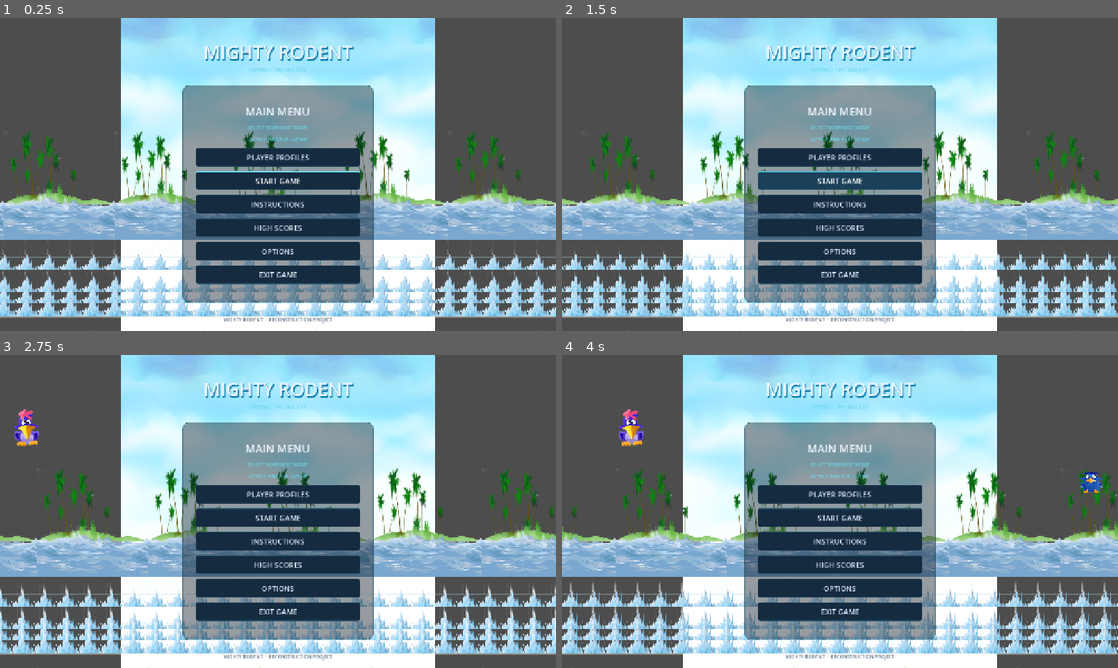
Above: before the commit, frames 1-4 (two rows, left to right).
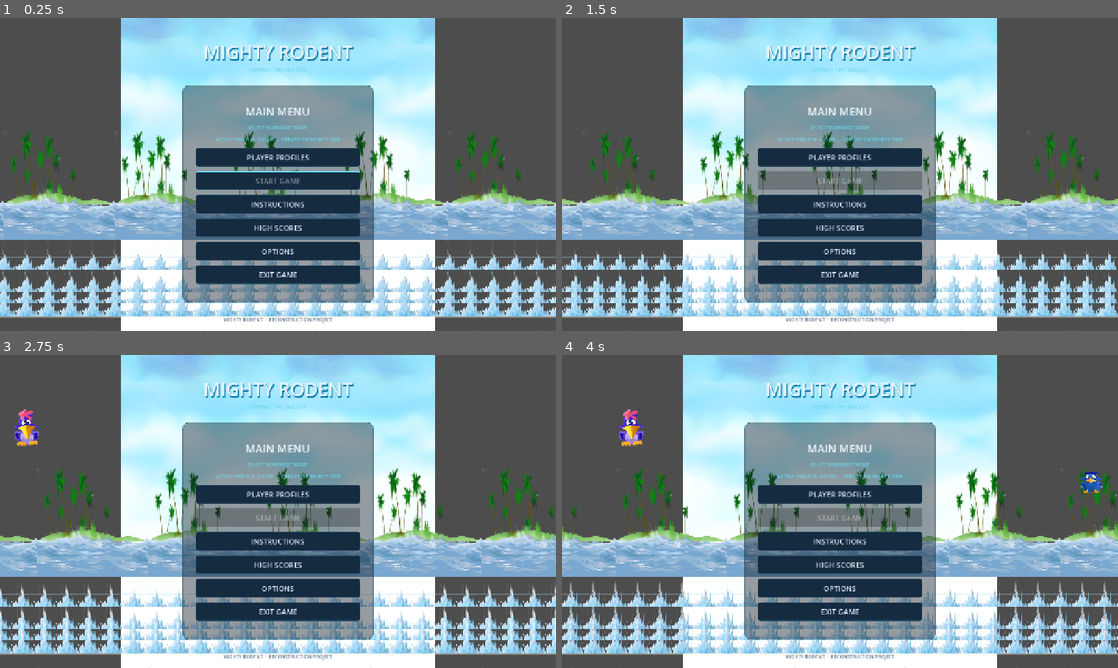
Above: after the commit, the same moments.

Repository: Iulian-hub/RUNAWAY-RABBIT-DECOMP
Game: Godot game, scene res://ui/main_menu.tscn
The game is run twice, just before and just after one commit, with the same random seed, the same clock (stepped at 60 frames per second) and the same inputs. This scene is started directly instead of the project's main scene.
Inputs (mouse positions are in pixels of both pictures, inside the frame that each line leads up to):
- Up to frame 1 (0.25 s): no input
- Up to frame 2 (1.5 s): click (840, 180) at 0.5 s, where only the run before the commit has a clickable "START GAME"; click (840, 180) at 1.25 s, where only the run before the commit has a clickable "START GAME"
- Up to frame 3 (2.75 s): tap Enter at 2 s; move the mouse to (400, 495) at 2.02 s; hold D (move_right) from 2.03 s (still down); right-click (400, 495) at 2.1 s; click (400, 495) at 2.17 s
- Up to frame 4 (4 s): move the mouse to (728, 527) at 2.77 s; release D (move_right) at 2.78 s; hold A (move_left) 2.78-3.53 s; click (728, 527) at 2.85 s; move the mouse to (895, 442) at 3.52 s; hold D (move_right) from 3.53 s (still down); right-click (895, 442) at 3.6 s

The runs differ from the first frame. In frame 1, 0.2% of the frame differs, in the area x 35-65%, y 38-54%; in frame 2, 1.9%, in the area x 35-65%, y 38-55%; in frame 3, 1.9%; in frame 4, 1.9%.

Commit message:
Connect main menu settings and profile selector to profile data

Diff:
--- a/runaway-rabbit-clona/scripts/ui/main_menu.gd
+++ b/runaway-rabbit-clona/scripts/ui/main_menu.gd
@@ -1,11 +1,11 @@
 extends Control
 
 signal start_requested
+signal profile_requested
 signal instructions_requested
 signal quit_requested
 signal music_enabled_changed(enabled: bool)
 
-const SETTINGS_PATH: String = "user://settings.cfg"
 const FOREST_SKY: Texture2D = preload("res://assets/original_background/forest/forestsky.jpg")
 const FOREST_FAR: Texture2D = preload("res://assets/original_background/forest/forestbkg2.png")
 const FOREST_MID: Texture2D = preload("res://assets/original_background/forest/forestbkg1.png")
@@ -35,6 +35,7 @@
 func _ready() -> void:
 	randomize()
 	_load_settings()
+	_refresh_profile_display()
 	_build_enemy_animations()
 	_connect_controls()
 	_music_toggle.button_pressed = _music_enabled
@@ -52,7 +53,11 @@
 	return _music_enabled
 
 func _connect_controls() -> void:
-	$MenuPanel/MenuContent/HomePage/StartButton.pressed.connect(func() -> void: start_requested.emit())
+	$MenuPanel/MenuContent/HomePage/ProfileButton.pressed.connect(func() -> void: profile_requested.emit())
+	$MenuPanel/MenuContent/HomePage/StartButton.pressed.connect(func() -> void:
+		if ProfileManager.has_active_profile():
+			start_requested.emit()
+	)
 	$MenuPanel/MenuContent/HomePage/InstructionsButton.pressed.connect(func() -> void: instructions_requested.emit())
 	$MenuPanel/MenuContent/HomePage/ScoresButton.pressed.connect(_show_scores)
 	$MenuPanel/MenuContent/HomePage/OptionsButton.pressed.connect(_show_options)
@@ -173,15 +178,26 @@
 	_enemy_layer.add_child(enemy)
 	enemy.play("default")
 
+func _refresh_profile_display() -> void:
+	var profile := ProfileManager.get_active_profile()
+	var label: Label = $MenuPanel/MenuContent/HomePage/CurrentProfileLabel
+	var start_button: Button = $MenuPanel/MenuContent/HomePage/StartButton
+	if profile.is_empty():
+		label.text = "ACTIVE PROFILE: NONE — CREATE OR SELECT ONE"
+		start_button.disabled = true
+	else:
+		label.text = "PROFILE: %s  ·  LEVEL %02d" % [profile["name"], profile["current_level"]]
+		start_button.disabled = false
+
 func _load_settings() -> void:
-	var config := ConfigFile.new()
-	if config.load(SETTINGS_PATH) != OK:
+	var profile := ProfileManager.get_active_profile()
+	if profile.is_empty():
+		_music_enabled = true
+		_sound_enabled = true
 		return
-	_music_enabled = bool(config.get_value("audio", "music_enabled", true))
-	_sound_enabled = bool(config.get_value("audio", "sound_enabled", true))
+	_music_enabled = bool(profile.get("music_enabled", true))
+	_sound_enabled = bool(profile.get("sound_enabled", true))
 
 func _save_settings() -> void:
-	var config := ConfigFile.new()
-	config.set_value("audio", "music_enabled", _music_enabled)
-	config.set_value("audio", "sound_enabled", _sound_enabled)
-	config.save(SETTINGS_PATH)
+	ProfileManager.set_active_preference("music_enabled", _music_enabled)
+	ProfileManager.set_active_preference("sound_enabled", _sound_enabled)
